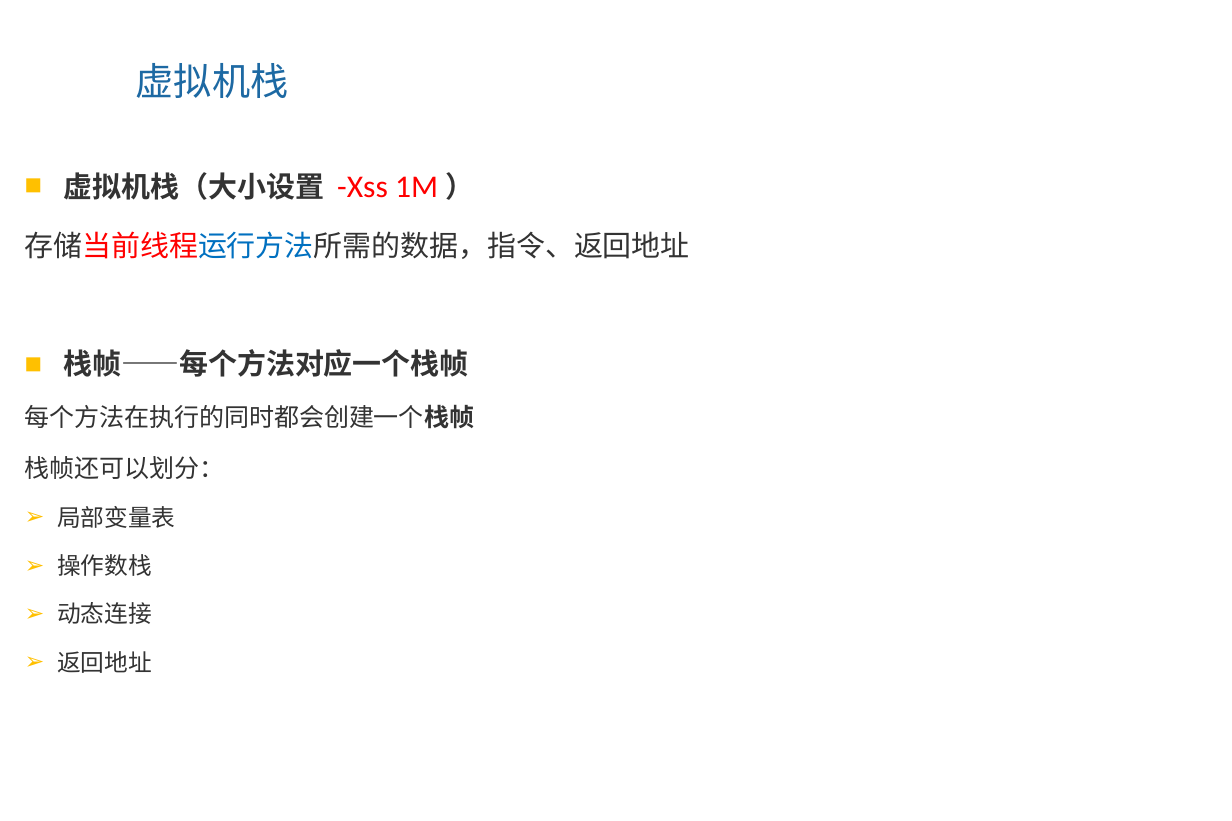
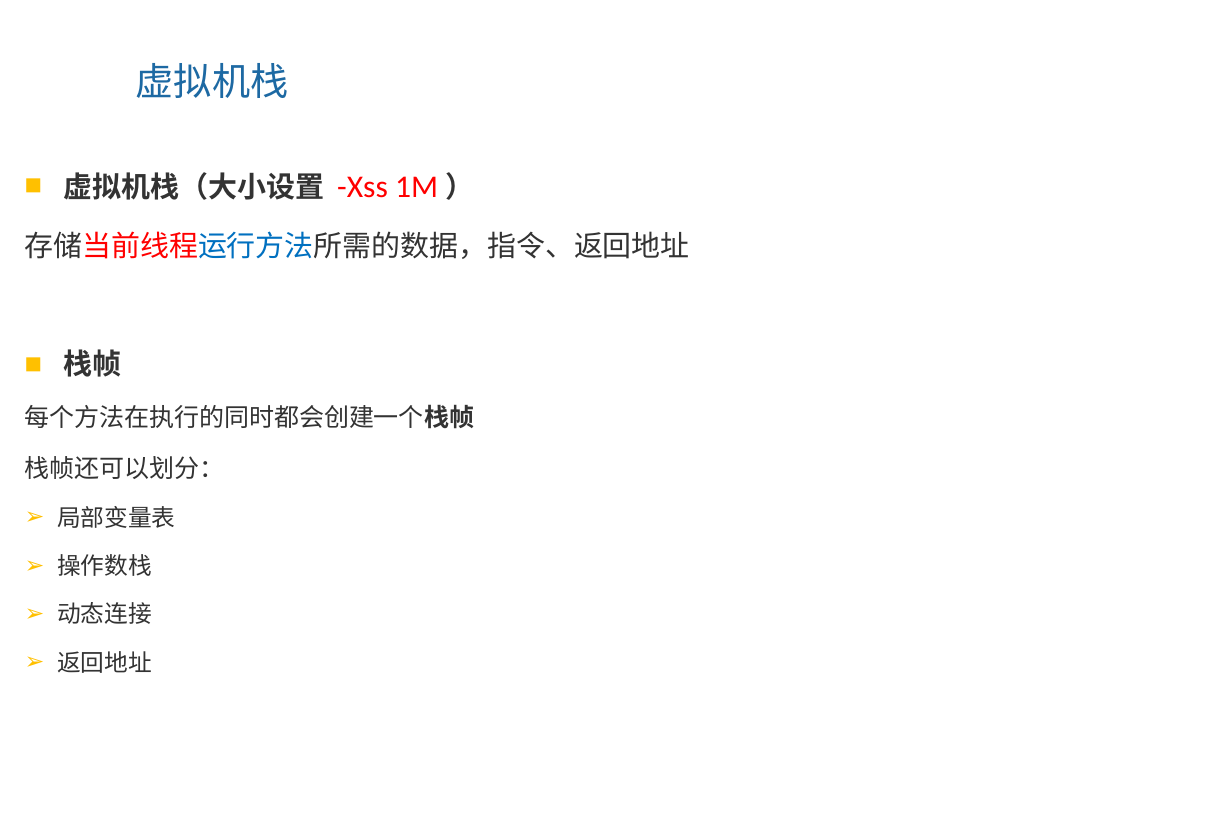
Before and after one commit to ZhangShenao/architect, a slide deck: slide 11 of architect/jvm/1、虚拟机的前世今生，深入理解JVM内存区域.pptx. Drawn at 1232x821 pixels with LibreOffice and Linux fonts; fonts in the diff are those of the drawing; background and template pictures are left out. Boxes give left, top, right and bottom in pixels: in the first picture for what was removed or moved away, otherwise in the second. Text is boxed around its words. In the diff, an @@ line names an element or a change of style, - is before the commit and + after.

```diff
--- a/architect/jvm/1、虚拟机的前世今生，深入理解JVM内存区域.pptx
+++ b/architect/jvm/1、虚拟机的前世今生，深入理解JVM内存区域.pptx
@@ text at [64, 349, 122, 377]: text changed @@
-■ 栈帧——每个方法对应一个栈帧
+■ 栈帧
```
Also in this commit, not shown: 12 other slides changed, 5 other files.
